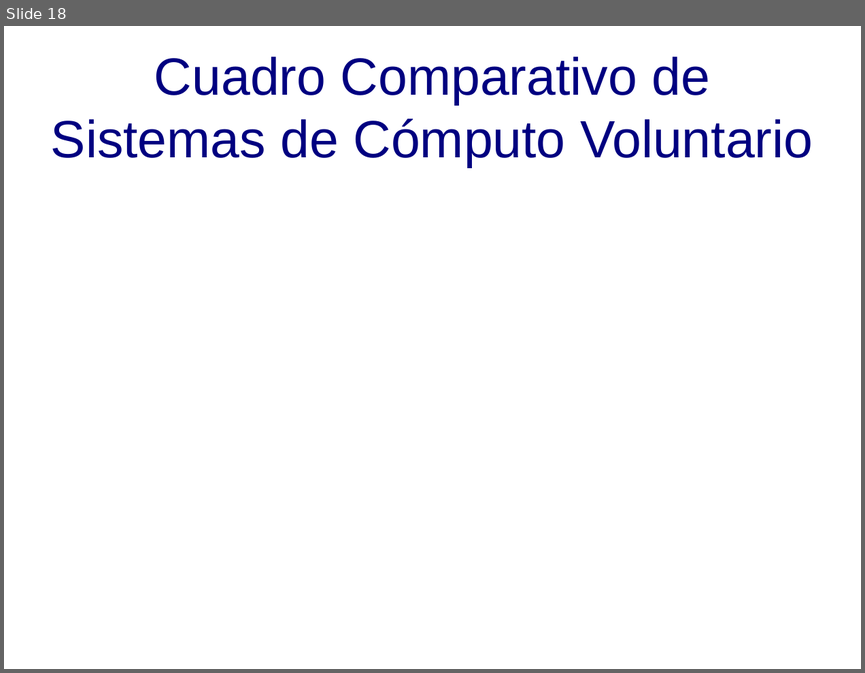
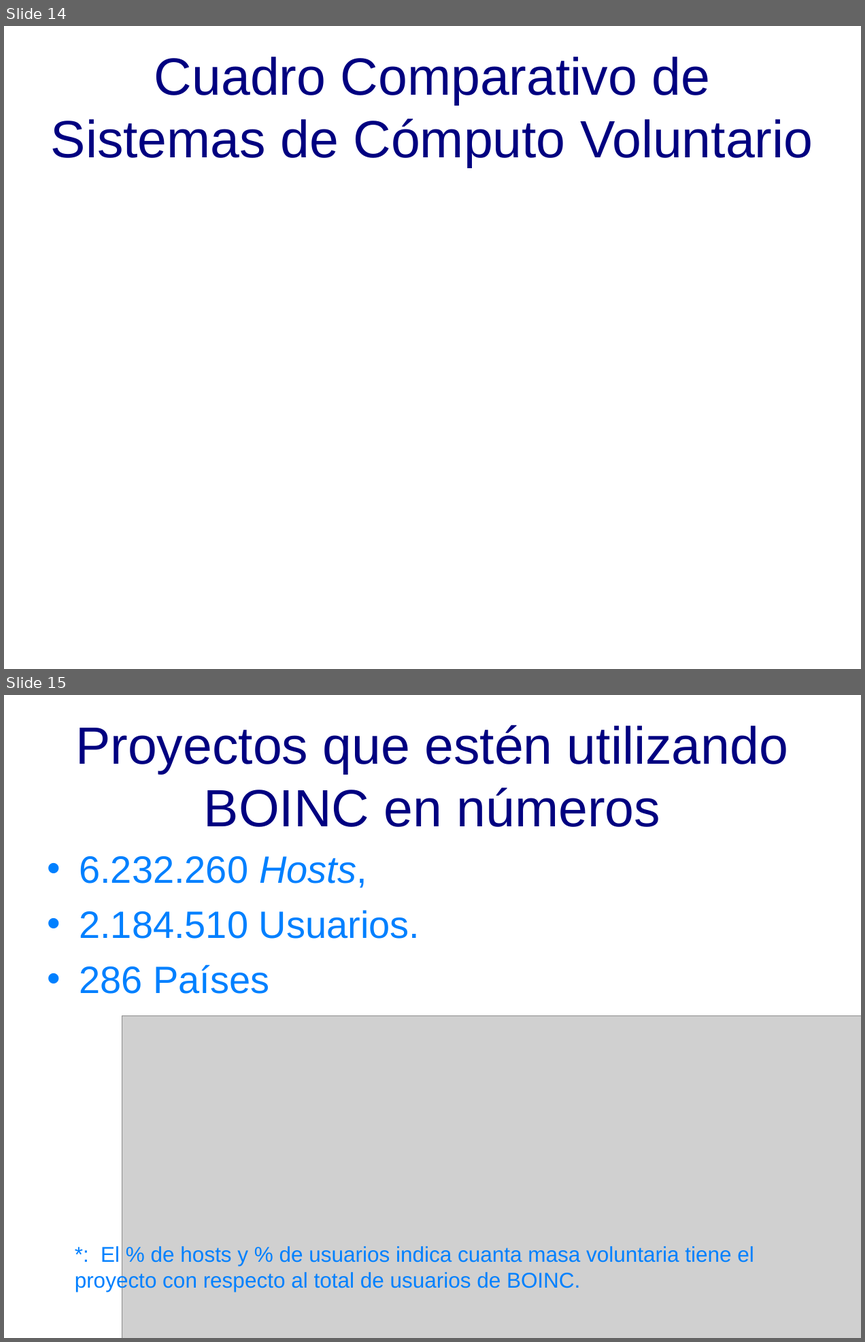
Before and after one commit to DesignJuggler/fasdkfjhasdlkjfhasldkjhfalsjdfasdf, a slide deck: TFI_Jorge_Sanchez_Presentacion.odp. Shown one above the other, each under a label of ours: slide 18 before the commit, slides 14 and 15 after it. The pictures are 865x673 and 865x1342 pixels, drawn with LibreOffice and Linux fonts; fonts in the diff are those of the drawing; grey boxes stand for pictures; background and template pictures are left out. Boxes give left, top, right and bottom in pixels: in the first picture for what was removed or moved away, otherwise in the second. Text is boxed around its words. In the diff, an @@ line names an element or a change of style, - is before the commit and + after.

```diff
--- a/TFI_Jorge_Sanchez_Presentacion.odp
+++ b/TFI_Jorge_Sanchez_Presentacion.odp
@@ slide 15 added at box(4, 695, 861, 1338), background picture (left out) @@
@@ title added at box(75, 725, 788, 827), 44 pt, text #000080 @@
+Proyectos que estén utilizando BOINC en números
@@ text added at box(79, 856, 419, 994), 32 pt, text #0080FF @@
+• 6.232.260 Hosts,
+• 2.184.510 Usuarios.
+• 286 Países
@@ picture added at box(122, 1015, 861, 1338) @@
@@ text added at box(75, 1246, 754, 1291), 18 pt, text #0080FF @@
+*: El % de hosts y % de usuarios indica cuanta masa voluntaria tiene el proyecto con respecto al total de usuarios de BOINC.
@@ what was slide 18 is now slide 14 @@
```
Also in this commit, not shown: 1 slide changed, 2 other slides added, 8 slides removed.
